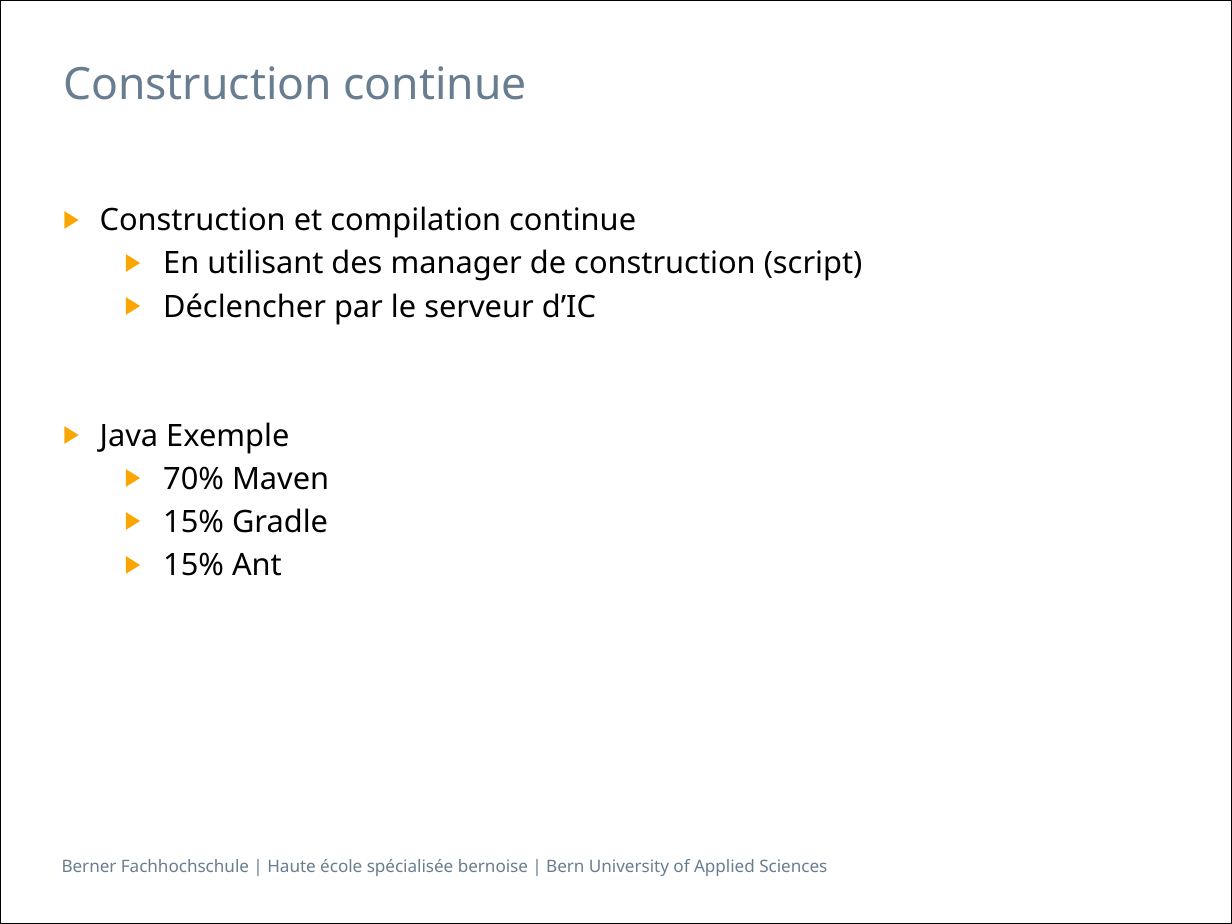
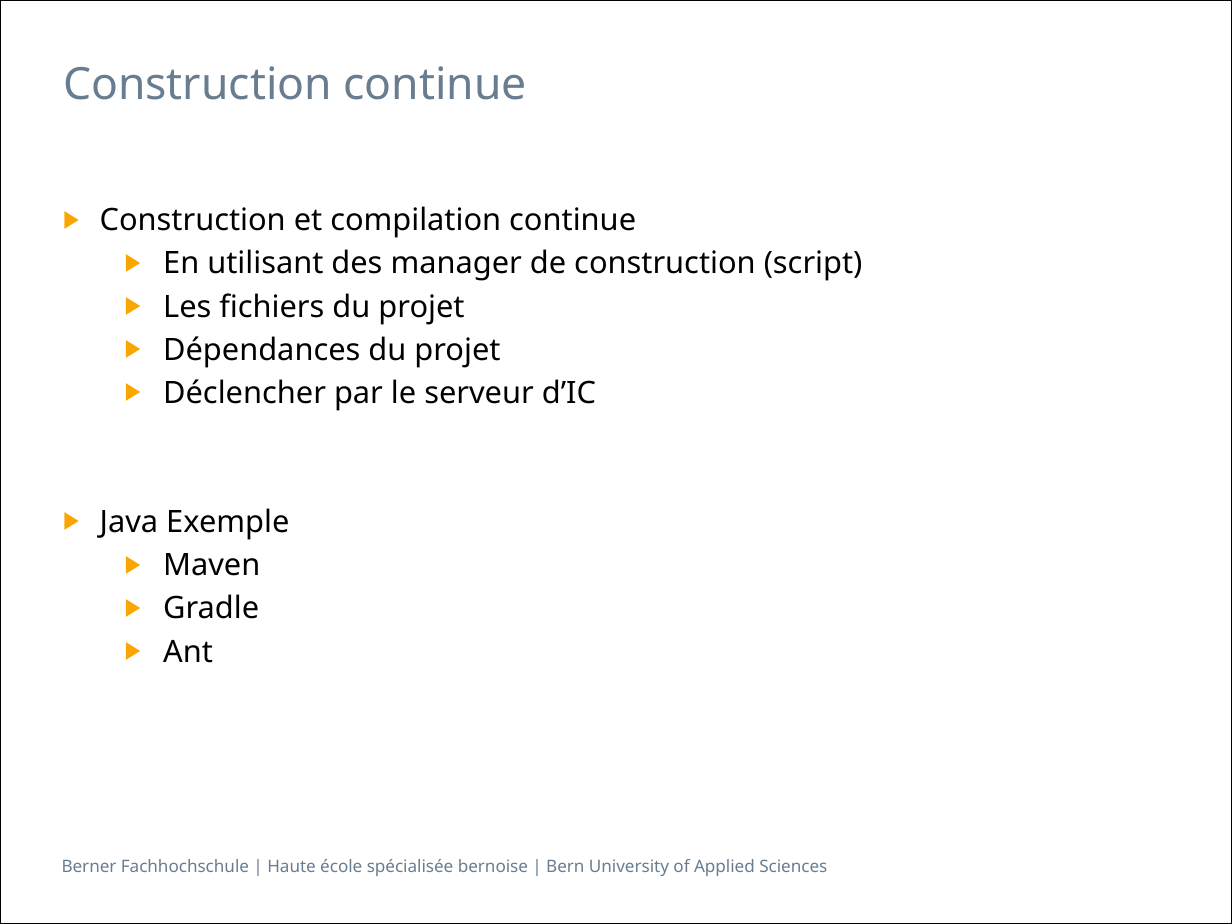
Before and after one commit to h3ll5ur7er/InfoSeminar, a slide deck: slide 8 of continuousIntegration/Infseminar_IntegrationContinue_aescd5.pptx. Drawn at 1232x924 pixels with LibreOffice and Linux fonts; fonts in the diff are those of the drawing. Boxes give left, top, right and bottom in pixels: in the first picture for what was removed or moved away, otherwise in the second. Text is boxed around its words. In the diff, an @@ line names an element or a change of style, - is before the commit and + after.

```diff
--- a/continuousIntegration/Infseminar_IntegrationContinue_aescd5.pptx
+++ b/continuousIntegration/Infseminar_IntegrationContinue_aescd5.pptx
@@ text at <box>163,293,500,368</box>: paragraphs added @@
+  ▶ Les fichiers du projet
+  ▶ Dépendances du projet
@@ text at <box>163,553,260,663</box>: text changed @@
-  ▶ 70% Maven
-  ▶ 15% Gradle
-  ▶ 15% Ant
+  ▶ Maven
+  ▶ Gradle
+  ▶ Ant
```
Also in this commit, not shown: 11 other slides changed, 1 other file.
